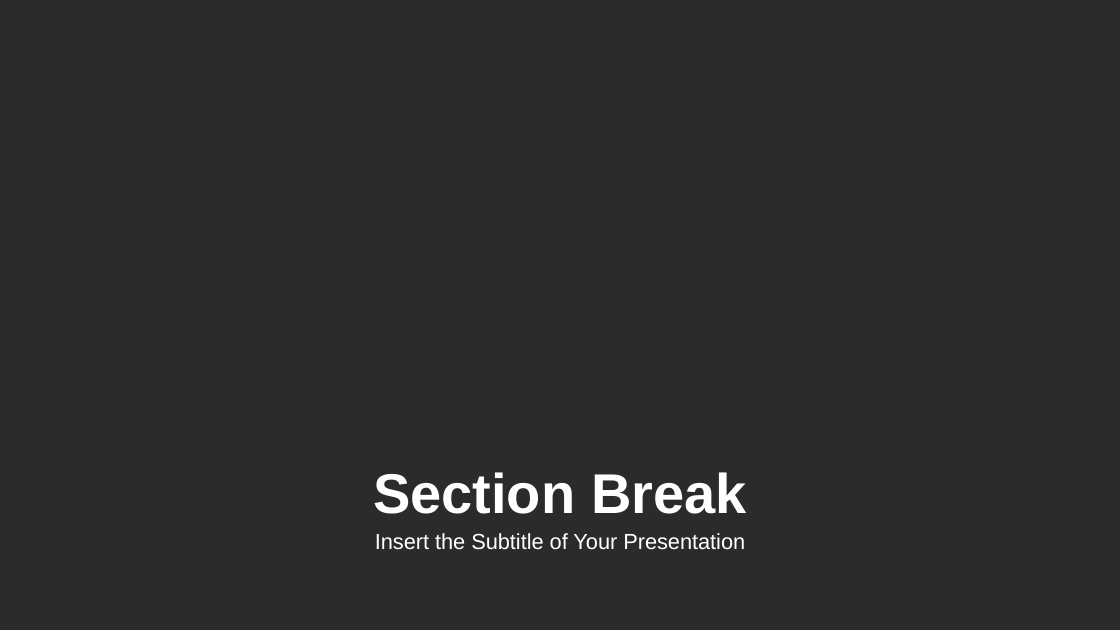
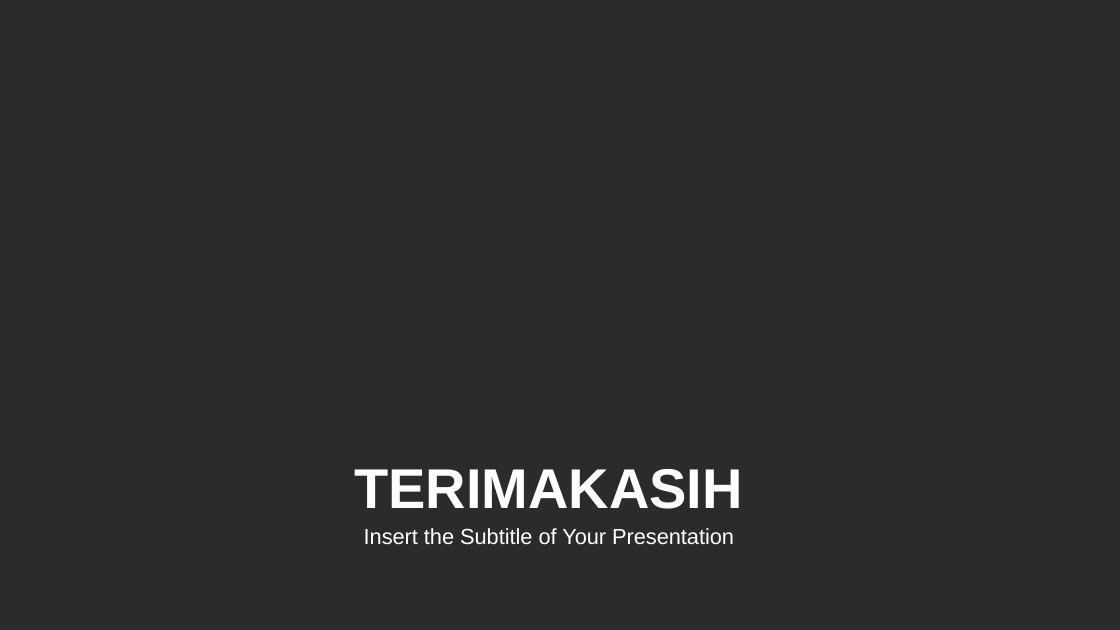
Before and after one commit to ridwan-bvk/SAKOLA-PASCA, a slide deck: slide 8 of SEMESTER2/METODE PENELITIAN/TUGAS/PRESENTASI - PROPOSAL THESIS.pptx (slide 6 before the commit). Drawn at 1120x630 pixels with LibreOffice and Linux fonts; fonts in the diff are those of the drawing; background and template pictures are left out; a plain dark background stands for a picture behind light text. Boxes give left, top, right and bottom in pixels: in the first picture for what was removed or moved away, otherwise in the second. Text is boxed around its words. In the diff, an @@ line names an element or a change of style, - is before the commit and + after.

```diff
--- a/SEMESTER2/METODE PENELITIAN/TUGAS/PRESENTASI - PROPOSAL THESIS.pptx
+++ b/SEMESTER2/METODE PENELITIAN/TUGAS/PRESENTASI - PROPOSAL THESIS.pptx
@@ text at [354, 469, 743, 509]: text changed @@
-Section Break
+TERIMAKASIH
@@ text "Insert the Subtitle of Your ...": place and size @@
-text "Insert the Subtitle of Your ..." at [375, 533, 745, 550]
+text "Insert the Subtitle of Your ..." at [364, 528, 734, 545]
```
Also in this commit, not shown: 3 other slides changed, 4 slides added, 45 slides removed, 25 other files.
